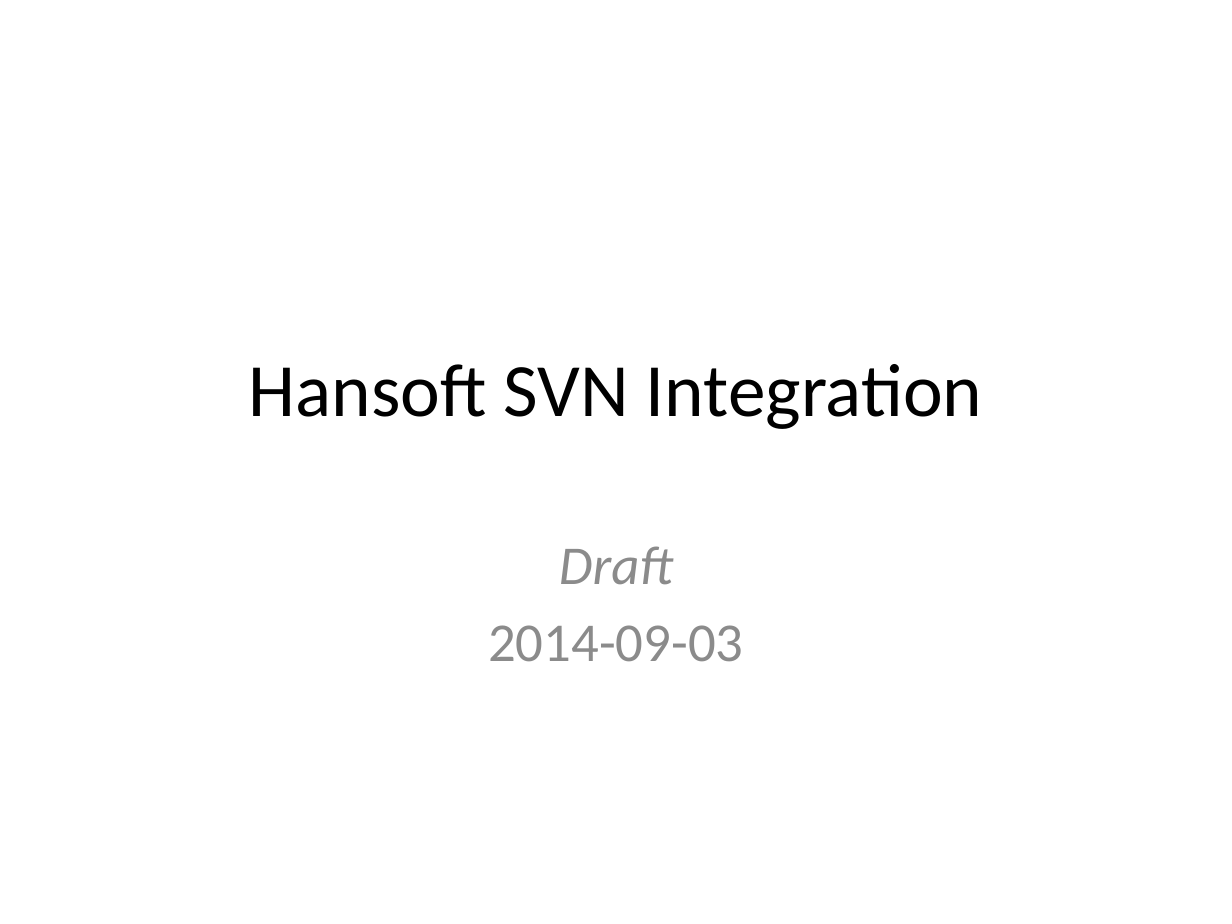
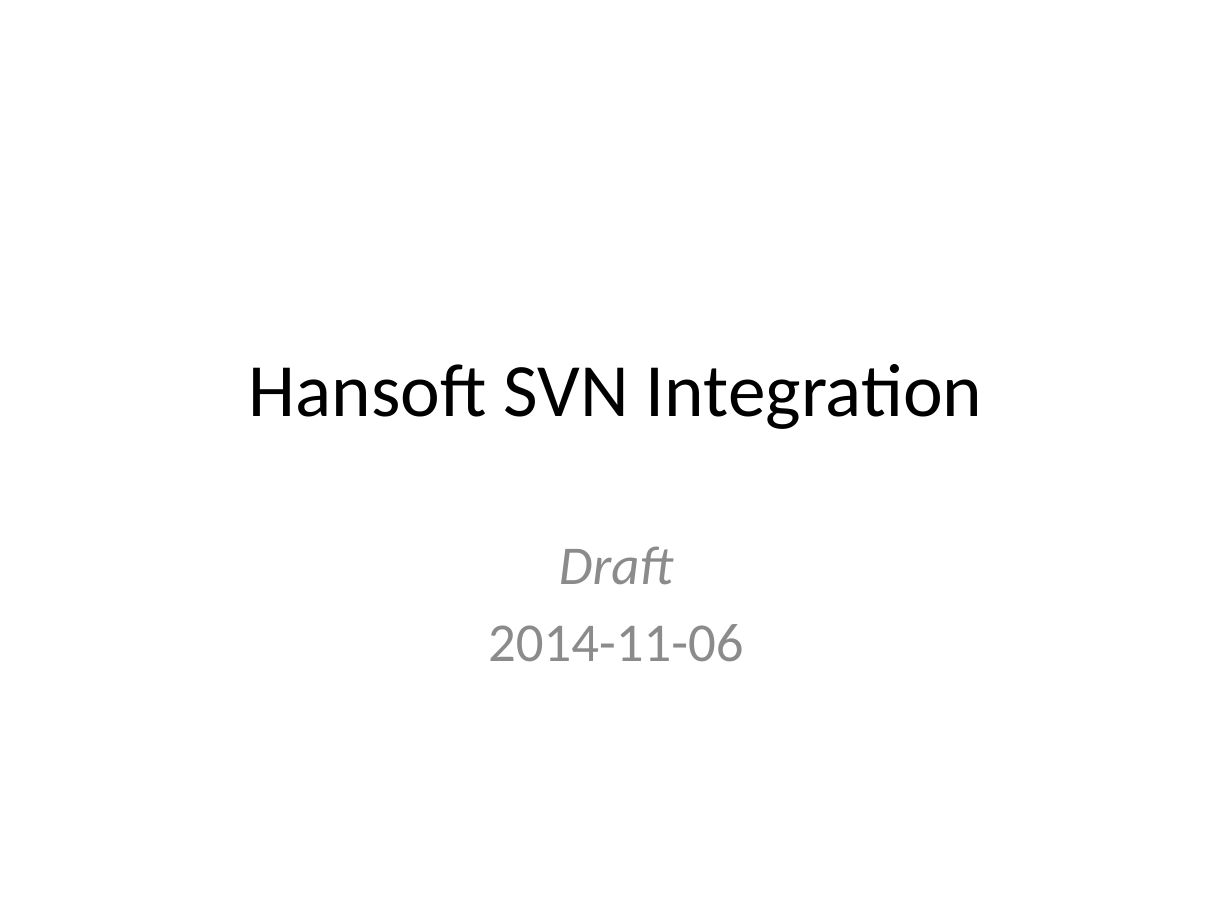
Before and after one commit to FindOut/hansoft-svn, a slide deck: slide 1 of HansoftSVN Integration Overview.pptx. Drawn at 1232x924 pixels with LibreOffice and Linux fonts; fonts in the diff are those of the drawing. Boxes give left, top, right and bottom in pixels: in the first picture for what was removed or moved away, otherwise in the second. Text is boxed around its words. In the diff, an @@ line names an element or a change of style, - is before the commit and + after.

Commit message:
Updates the HansoftSVN Integration Overview presentation

```diff
--- a/HansoftSVN Integration Overview.pptx
+++ b/HansoftSVN Integration Overview.pptx
@@ subtitle at (488, 624, 744, 662): text changed @@
-2014-09-03
+2014-11-06
```
Also in this commit, not shown: 2 other slides changed.
